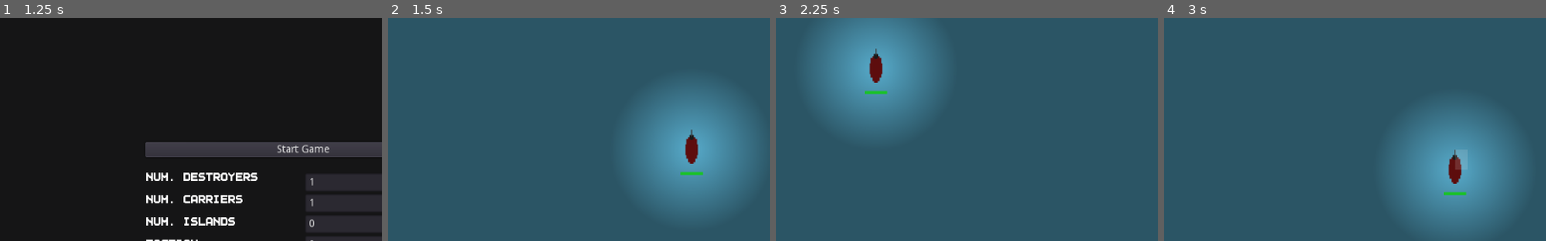
Above: before the commit, frames 1-4 (left to right).
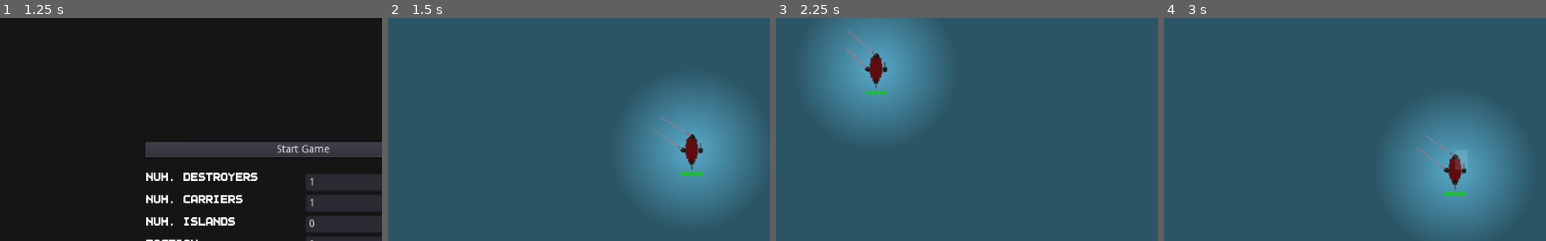
Above: after the commit, the same moments.

Repository: peter-shaw-benson/naval-game
Game: Godot game, scene res://gui/MainMenu.tscn
Two runs of this game, one before a commit and one after it. Both use one fixed random seed, a clock stepped at 60 frames per second and the inputs below.
Inputs (mouse positions are % of the whole screen's width and height, from its top left):
- Up to frame 1 (1.25 s): click "Start Game" at 0.5 s
- Up to frame 2 (1.5 s): click "Start Game" at 1.25 s
- Up to frame 3 (2.25 s): tap Enter at 2 s; drag from (10, 29) to (50, 57) at 2.02 s
- Up to frame 4 (3 s): drag from (50, 57) to (45, 70) at 2.77 s
The pictures show only the part of the screen within x 10-60%, y 27-77%; the shares and areas given below are measured in that part.

Frame 1 is identical in both runs. In frame 2, 0.2% of the frame differs, in the area x 69-83%, y 44-68%; in frame 3, 0.2%; in frame 4, 0.2%, in the area x 66-80%, y 52-77%.

Commit message:
finally fixed firing arcs; added a custom clamp funciton

Diff:
--- a/Entities/Planes/TorpBomber.gd
+++ b/Entities/Planes/TorpBomber.gd
@@ -7,11 +7,11 @@
 
 var turret_list = [
 	{"weapon": MG.new(), "offset": [0,0], "barrels": 1,
-	"sprite_path": mg_turret_path, "turn_weight":0, "firing_arc": [0, 0]},
+	"sprite_path": mg_turret_path, "turn_weight":0, "firing_arc": [-90, -90]},
 
 	{"weapon": AirTorpedo.new(), "offset": [0,0], "barrels": 1,
 	# sprite path doesn't matter here
-	"sprite_path": mg_turret_path, "turn_weight":0, "ammo": 1, "firing_arc": [0, 0]}
+	"sprite_path": mg_turret_path, "turn_weight":0, "ammo": 1, "firing_arc": [-90, -90]}
 ]
 
 
--- a/Entities/Ships/gunboat_test.gd
+++ b/Entities/Ships/gunboat_test.gd
@@ -25,16 +25,28 @@
 # this will become much more complex (with multiple sprite paths, multiple offsets, etc).
 
 var turret_list = [
-#	{"weapon": LightGun.new(), "offset": [0,30], "barrels": 1,
-#	"sprite_path": fletcher_turret_path, "turn_weight":0.02, "firing_arc": [-15, 195]},
+	# back gun:
+	{"weapon": LightGun.new(), "offset": [0,30], "barrels": 1,
+	"sprite_path": fletcher_turret_path, "turn_weight":0.02, "firing_arc": [-30, 210]},
+	# front gun:
 	{"weapon": LightGun.new(), "offset": [0,-30], "barrels": 1,
-	"sprite_path": fletcher_turret_path, "turn_weight":0.02, "firing_arc": [-195, 15]},
-#	{"weapon": LightGun.new(), "offset": [20,0], "barrels": 1,
-#	"sprite_path": fletcher_turret_path, "turn_weight":0.02, "firing_arc": [-90, 90]},
-#	{"weapon": LightGun.new(), "offset": [-20,0], "barrels": 1,
+	"sprite_path": fletcher_turret_path, "turn_weight":0.02, "firing_arc": [-210, 30]},
+	# right gun
+	{"weapon": LightGun.new(), "offset": [20,0], "barrels": 1,
+	"sprite_path": fletcher_turret_path, "turn_weight":0.02, "firing_arc": [-90, 90]},
+	# left gun
+	{"weapon": LightGun.new(), "offset": [-20,0], "barrels": 1,
+	"sprite_path": fletcher_turret_path, "turn_weight":0.02, "firing_arc": [90, 270]},
+
+ #single gun, for testing
+#	{"weapon": LightGun.new(), "offset": [0,0], "barrels": 1,
 #	"sprite_path": fletcher_turret_path, "turn_weight":0.02, "firing_arc": [90, 270]},
-#	{"weapon": LightGun.new(), "offset": [20,0], "barrels": 1,
-#	"sprite_path": fletcher_turret_path, "turn_weight":0.02, "firing_arc": [-90, 90]}
+
+
+#	{"weapon": MachineGun.new(), "offset": [10,30], "barrels": 1,
+#	"sprite_path": mg_turret_path, "turn_weight":0.1, "firing_arc": [-90, 90]},
+#	{"weapon": MachineGun.new(), "offset": [-10,30], "barrels": 1,
+#	"sprite_path": mg_turret_path, "turn_weight":0.1, "firing_arc": [90, 270]}
 ]
 
 
--- a/Game Map/SelectionBox.gd
+++ b/Game Map/SelectionBox.gd
@@ -155,7 +155,9 @@
 
 				# need to check if it's in the right group
 
-				if item.collider.is_in_group("ship") and not item.collider in selected_ships:
+				if item.collider.is_in_group("ship") and \
+				 not item.collider in selected_ships and \
+				item.collider.get_faction() == GameState.playerFaction:
 					selected_ships.append(item.collider)
 
 				#print(item.collider)
--- a/Ships2/CombatUnit.gd
+++ b/Ships2/CombatUnit.gd
@@ -488,7 +488,7 @@
 	for body in detector.get_overlapping_bodies():
 		if body != self and not body.is_in_group(fact_string) and \
 		not body.is_in_group(visible_string):
-			print("found body via scan", self.fact_string)
+			#print("found body via scan", self.fact_string)
 
 			body.call("detect")
 			body.add_to_group(visible_string)
@@ -500,7 +500,7 @@
 
 # update this later, once turrets are added
 func _on_ShotTimer_timeout():
-	if is_instance_valid(combat_entity) and in_combat and combat_enabled:
+	if in_combat and combat_enabled:
 		self.shoot_ship_turrets(combat_ticks)
 
 		self.combat_ticks += 1
@@ -510,11 +510,12 @@
 	for t in turrets:
 
 		if int(combat_ticks) % int(t.get_fire_rate()) == 0:
-
-			if t.is_aa_gun() and combat_entity.is_plane():
-				t.shoot()
-			elif not t.is_aa_gun() and not combat_entity.is_plane():
-				t.shoot()
+			t.shoot()
+#
+#			if t.is_aa_gun() and combat_entity.is_plane():
+#				t.shoot()
+#			elif not t.is_aa_gun() and not combat_entity.is_plane():
+#				t.shoot()
 
 # if / when we add back fuel, we can use the prototypes in the Ship Squadron class.
 
@@ -553,14 +554,16 @@
 	if self.in_combat == false and valid_enemies > 0:
 		self.enter_combat()
 
-	if valid_enemies == 0:
+	if valid_enemies == 0 and self.in_combat:
 		self.exit_combat()
 
 
 func enter_combat():
+	print("entered combat\t", self.faction)
 	self.in_combat = true
 
 func exit_combat():
+	print("exited combat\t", self.faction)
 	self.in_combat = false
 
 
--- a/Ships2/Turrets/Turret.gd
+++ b/Ships2/Turrets/Turret.gd
@@ -15,15 +15,20 @@
 var local_rotation_target = 0
 
 var locked = true
-var ship_rotation = 0
 
 var target = Vector2(0,0)
 var close_enemy
+var in_weapons_range = false
+var pointing_at_enemy = false
+var close_enemy_distance
+
 var faction: int
 var fact_string = "faction_"
 var faction_visibility_group = "visible_to_"
 
 var aa_gun = false
+# plane gun not being used rn
+var plane_gun = false
 
 func init(weapon, faction):
 	# here, weapon is a dict of weapon data, y offset, and number of barrels
@@ -57,6 +62,8 @@
 	self.position.y += self.y_offset
 	self.position.x += self.x_offset
 
+	self.close_enemy_distance = self.weaponData.get_range() + 1
+
 	self.faction = faction
 	self.fact_string += str(faction)
 	self.faction_visibility_group += str(faction)
@@ -64,126 +71,182 @@
 	# set initial rotation
 	self.default_rotation = (self.firing_arc[0] + self.firing_arc[1]) / 2
 	self.rotation = default_rotation
-
+#
 	#print(self.faction_visibility_group)
 
 func _ready():
 	pass
 
 func _process(delta):
+	check_close_enemy()
+
+	#target = get_global_mouse_position()
+
 	if not locked:
-
-		var all_enemy = get_tree().get_nodes_in_group(faction_visibility_group)
-
-		for enemy in all_enemy:
-			var gun2enemy_distance = self.global_position.distance_to(enemy.global_position)
-			#print(gun2enemy_distance)
-			if gun2enemy_distance < self.weaponData.get_range() and enemy.get_faction() != self.faction:
-
-				if enemy.is_plane() and not self.is_aa_gun():
-					pass
-
-				elif not enemy.is_plane() and self.is_aa_gun():
-					pass
-
-				else:
-					#print("found enemy; self faction: ", self.faction, " enemy faction: ", enemy.get_faction())
-
-					close_enemy = enemy  ## --->## after get the current close_enemy
-
-					# lerped (slowed down rotation)
-					# need to use global rotation otherwise things get bad
-					target = close_enemy.global_position
-
-#					self.global_rotation = lerp_angle(self.global_rotation,
-#						(target - self.global_position).normalized().angle(),
-#						self.turn_weight)
-
-					self.global_rotation = (target - self.global_position).normalized().angle()
-
-					#local_rotation_target =  (target - self.global_position).normalized().angle() #+ ship_rotation
-
-			else:
-				#self.rotation = default_rotation
-				pass
-
-	# fuck. we have to handle the turret alignment here:
-
-
-#	if not locked:
-#		self.point_to(get_global_mouse_position())
-
-# this almost works
-	#print(self.global_rotation, "\t", self.rotation)
-
-	# this only works if the ship's rotation is basically the default one. maybe I get the ship rotation somehow?
-#	self.rotation = lerp_angle(self.rotation,
-#						local_rotation_target,
-#						self.turn_weight)
-
-	#self.rotation = local_rotation_target
-#
-	self.rotation = clamp(self.rotation, firing_arc[0], firing_arc[1])
+		self.global_rotation = (target - self.global_position).normalized().angle()
+#
+	#self.rotation = clamp(self.rotation, firing_arc[0], firing_arc[1])
+	var old_rotation = self.rotation
+
+	self.rotation = turret_clamp(self.rotation, firing_arc[0], firing_arc[1])
+
+	if old_rotation == self.rotation:
+		pointing_at_enemy = true
+	else:
+		pointing_at_enemy = false
 	#print(self.rotation)
 
 	#if firing_arc[]
 
 	pass
 
+func turret_clamp(rot, angle_1, angle_2):
+	# CASE 1:
+	# angle_1 = 0; angle_2 = 180.
+	# this is the back gun.
+	# if the rotation < 180 and > 0, we're good.
+
+	# CASE 2:
+	# angle_1 = -180; angle_2 = 0.
+	# front gun
+	# if the rotation > -180 and < 0, we're good.
+
+	# CASE 3:
+	# angle_1 = -90; angle_2 = 90.
+	# right gun
+	# if the rotation > -90 and < 90, we're good.
+
+	# CASE 4:
+	# angle_1 = 90; angle_2 = 270.
+	# left gun
+	# if the rotation is negative, it must be less than -90.
+	# if the rotation is positive, it must be greater than 90.
+
+	# CASE 5:
+	# angle_1 = -30; angle_2 = 210.
+	# wide back gun
+	# if the rotation is negative, must be more than -30 OR less than -150
+	# if the rotation is positive, it must be between 0 and 180.
+
+	# CASE 6:
+	# angle_1 = -210; angle_2 = 30.
+	# wide front gun
+	# if the rotation is negative, we're good.
+	# if the rotation is positive, it must be less than 30 or greater than 150
+
+
+	var new_rot = (angle_1 + angle_2) / 2
+
+	#print(angle_1, "\t", angle_2)
+	#print(abs(angle_1), "\t", abs(angle_2))
+
+	if (abs(angle_1) <= PI) and (abs(angle_2) <= PI):
+
+		return clamp(rot, angle_1, angle_2)
+
+	elif abs(angle_1) >= PI:
+		var offset_angle_1 = PI - fmod(abs(angle_1), PI)
+
+		#print(rad2deg(rot), "\t", rad2deg(angle_1), "\t", rad2deg(angle_2), "\t", rad2deg(offset_angle_1))
+
+		if rot > offset_angle_1 or rot < angle_2:
+			return rot
+		else:
+			return new_rot
+
+	elif abs(angle_2) >= PI:
+		#print("offsetting angle")
+
+		var offset_angle_2 = fmod(angle_2, PI) - PI
+
+		#print(rad2deg(rot), "\t", rad2deg(angle_1), "\t", rad2deg(angle_2), "\t", rad2deg(offset_angle_2))
+
+		if rot > angle_1 or rot < offset_angle_2:
+			return rot
+		else:
+			return new_rot
+
+
 func check_close_enemy():
 
-	if close_enemy.is_in_group(faction_visibility_group):
-
-		target = close_enemy.global_position
+#	if is_instance_valid(close_enemy) and close_enemy.is_in_group(faction_visibility_group):
+#
+#		target = close_enemy.global_position
+#		#print(self.fact_string, close_enemy)
+#
+#	else:
+	#if not locked:
+
+	var all_enemy = get_tree().get_nodes_in_group(faction_visibility_group)
+
+	close_enemy_distance = INF
+
+	for enemy in all_enemy:
+		# TODO: change this so it instead finds the _closest_ enemy, not just any enemy within weapons range.
+
+		var gun2enemy_distance = self.global_position.distance_to(enemy.global_position)
+		#print(gun2enemy_distance)
+		if gun2enemy_distance < close_enemy_distance and enemy.get_faction() != self.faction:
+
+			if (enemy.is_plane() and self.is_aa_gun()) or \
+			(not enemy.is_plane() and not self.is_aa_gun()):
+
+				#if enemy.is_plane() and self.is_aa_gun():
+
+					#print("AA Gun firing at plane\t", gun2enemy_distance)
+
+				in_weapons_range = true
+
+				close_enemy_distance = gun2enemy_distance
+
+				#print("found enemy; self faction: ", self.faction, " enemy faction: ", enemy.get_faction())
+
+				close_enemy = enemy  ## --->## after get the current close_enemy
+
+				# lerped (slowed down rotation)
+				# need to use global rotation otherwise things get bad
+				target = close_enemy.global_position
+#
+			# for some reason, for only the enemy ships, they end up getting here and "unfinding" the close enemy
+#				else:
+#					close_enemy = null
+
+	if close_enemy_distance > weaponData.get_range() and in_weapons_range:
+
+		in_weapons_range = false
+
+			# print("stopped firing")
+
+func align():
+
+	#print(self.faction, "\t", close_enemy)
+	if in_weapons_range:
+		return 1
 
 	else:
-		if not locked:
-
-			var all_enemy = get_tree().get_nodes_in_group(faction_visibility_group)
-
-			for enemy in all_enemy:
-				var gun2enemy_distance = self.global_position.distance_to(enemy.global_position)
-				#print(gun2enemy_distance)
-				if gun2enemy_distance < self.weaponData.get_range() and enemy.get_faction() != self.faction:
-
-					if enemy.is_plane() and not self.is_aa_gun():
-						pass
-
-					elif not enemy.is_plane() and self.is_aa_gun():
-						pass
-
-					else:
-						#print("found enemy; self faction: ", self.faction, " enemy faction: ", enemy.get_faction())
-
-						close_enemy = enemy  ## --->## after get the current close_enemy
-
-						# lerped (slowed down rotation)
-						# need to use global rotation otherwise things get bad
-						target = close_enemy.global_position
-
-
-func align():
-
-	return 0
+		return 0
 
 
 func shoot():
 
-	for b in self.num_barrels:
-		# shoot one bullet per barrel
-		var bullet = Bullet.instance()
-
-		bullet.init(weaponData,
-			self.global_position)
-
-		get_tree().root.add_child(bullet)
-
-		bullet.transform = $Barrel.global_transform
-
-	#print("shooting")
-
-	get_node("AnimatedSprite").animation = "shoot"
-	get_node("AnimatedSprite").play()
+	if (in_weapons_range and pointing_at_enemy) or \
+		(in_weapons_range and locked):
+
+		for b in self.num_barrels:
+			# shoot one bullet per barrel
+			var bullet = Bullet.instance()
+
+			bullet.init(weaponData,
+				self.global_position)
+
+			get_tree().root.add_child(bullet)
+
+			bullet.transform = $Barrel.global_transform
+
+		#print("shooting")
+
+		get_node("AnimatedSprite").animation = "shoot"
+		get_node("AnimatedSprite").play()
 
 	#get_node("AnimatedSprite").animation = "default"
 
--- a/config_files/entity_stats.json
+++ b/config_files/entity_stats.json
@@ -36,8 +36,8 @@
     	"class": "Carrier",
     	"planes": {
         "scout": 4,
-        "strike": 10,
-        "fighter": 15,
+        "strike": 7,
+        "fighter": 10,
         "bomber": 0
       }
     }
@@ -88,8 +88,8 @@
     	"launch_time": 2,
     	"agility": 0.15,
       "fuel": 7,
-      "cohesion": 0.3,
-      "separation": 0.05
+      "cohesion": 0.05,
+      "separation": 0.4
     },
     "fighter": {
       "speed": 100,
--- a/config_files/weapon_stats.json
+++ b/config_files/weapon_stats.json
@@ -15,7 +15,7 @@
   "AirTorpedo": {
     "name": "torpedo",
     "speed": 40,
-    "max_range": 60,
+    "max_range": 100,
   	"fire_rate": 100,
   	"damage": 8,
   	"piercing": 12,
